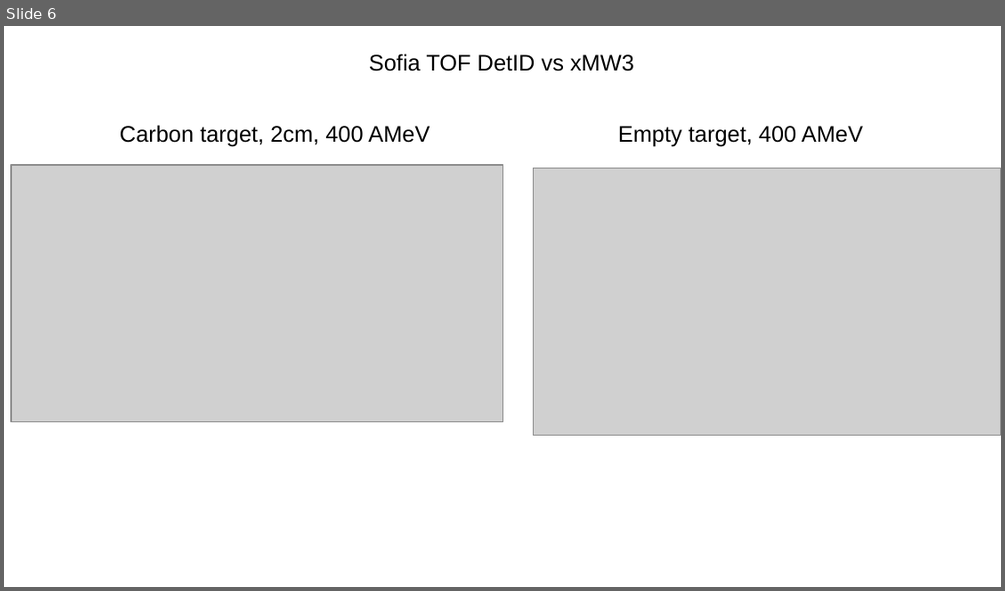
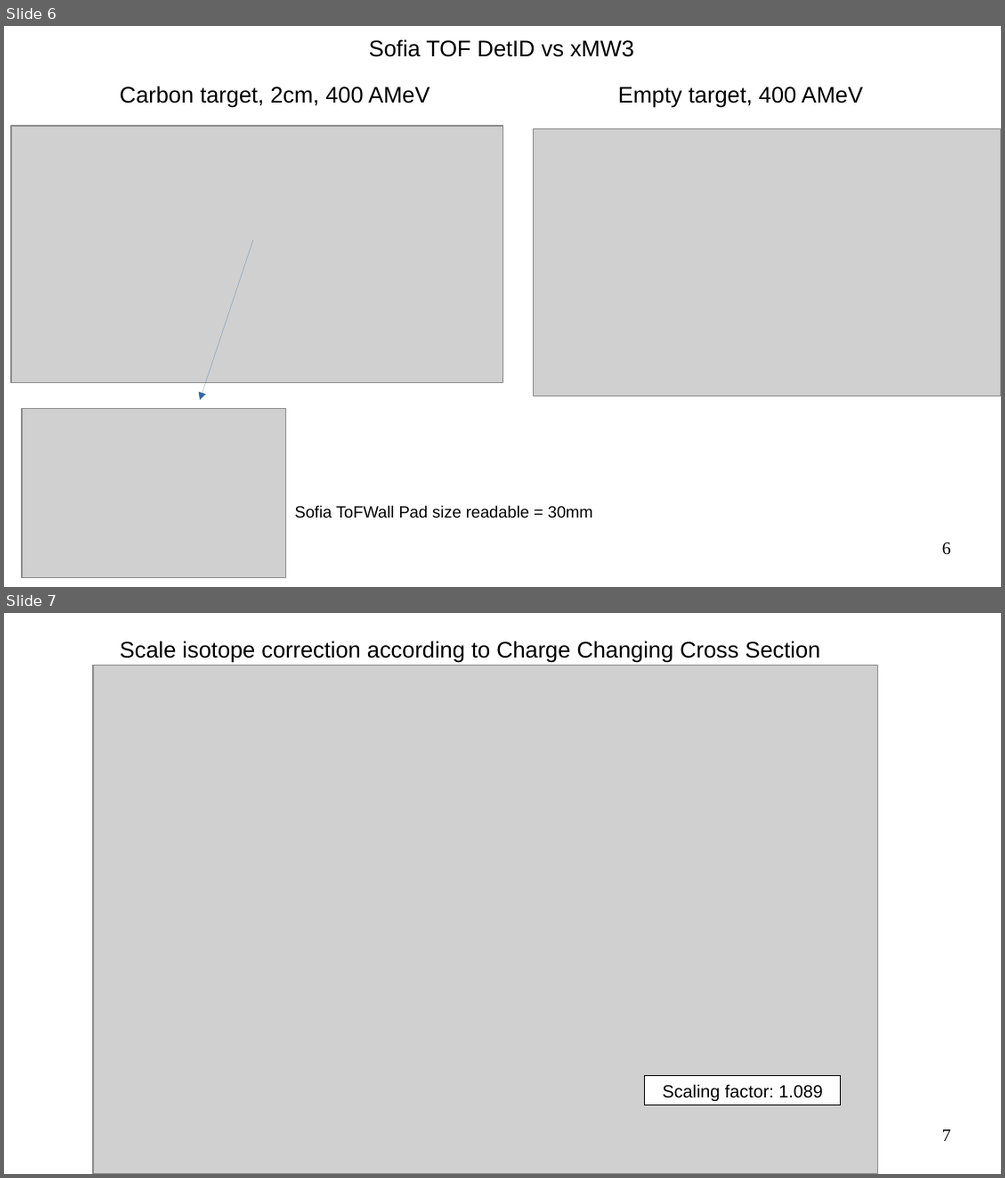
Before and after one commit to jenegger/phd_thesis, a slide deck: other/sofia_tof_analysis.odp. Shown one above the other, each under a label of ours: slide 6 before the commit, slides 6 and 7 after it. The pictures are 1005x591 and 1005x1178 pixels, drawn with LibreOffice and Linux fonts; fonts in the diff are those of the drawing; grey boxes stand for pictures. Boxes give left, top, right and bottom in pixels: in the first picture for what was removed or moved away, otherwise in the second. Text is boxed around its words. In the diff, an @@ line names an element or a change of style, - is before the commit and + after.

```diff
--- a/other/sofia_tof_analysis.odp
+++ b/other/sofia_tof_analysis.odp
@@ slide 7 added at (4,613,1001,1174), background #FFFFFF @@
@@ picture added at (93,666,878,1174) @@
@@ text added at (120,641,821,662), 18 pt, text #000000 @@
+Scale isotope correction according to Charge Changing Cross Section
@@ rectangle added at (646,1076,841,1105), fill #FFFFFF, outline #000000 0 pt, 14 pt, text #000000 @@
+Scaling factor: 1.089
@@ page number added at (942,1129,951,1141), 14 pt, text #000000 @@
+7
@@ slide 6 changed as well @@
@@ text "Sofia TOF DetID vs xMW3": place and size @@
-text "Sofia TOF DetID vs xMW3" at (369,54,634,71)
+text "Sofia TOF DetID vs xMW3" at (369,39,634,57)
@@ 2 pictures, 2 texts: place and size @@
-2 pictures, 2 texts at (11,125,1001,435)
+2 pictures, 2 texts at (11,86,1001,396)
@@ arrow added from (254, 240) to (201, 400), #3465A4 0 pt @@
@@ picture added at (22,409,286,578) @@
@@ text added at (295,505,593,517), 13 pt, text #000000 @@
+Sofia ToFWall Pad size readable = 30mm
@@ page number added at (942,542,951,555), 14 pt, text #000000 @@
+6
```
Also in this commit, not shown: 5 other slides changed, 10 other files.
